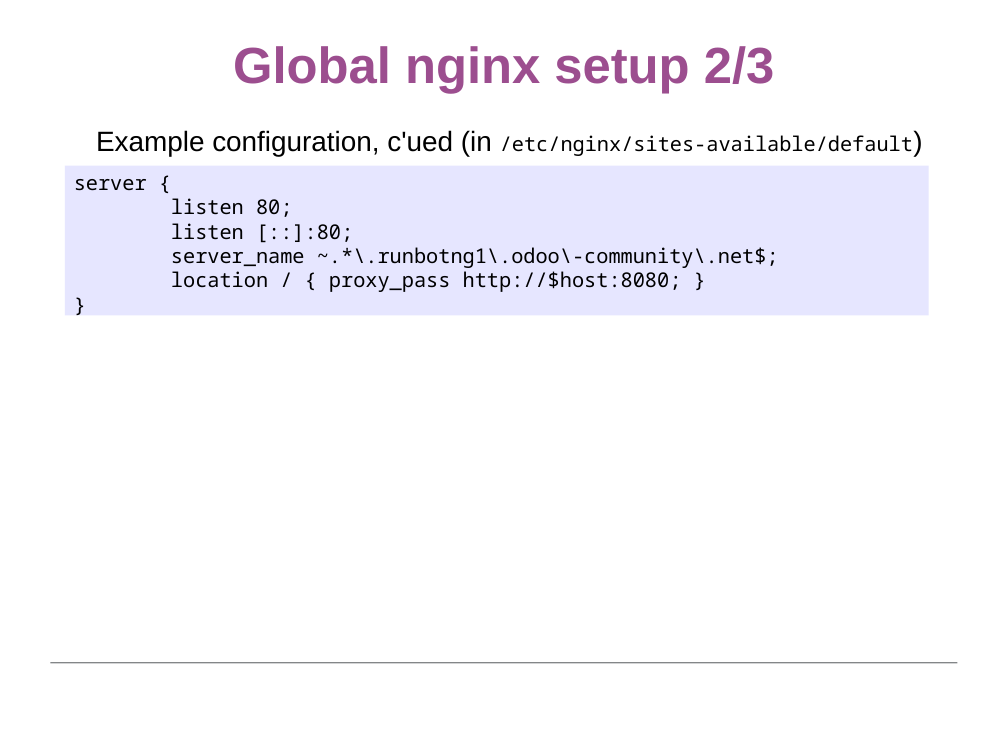
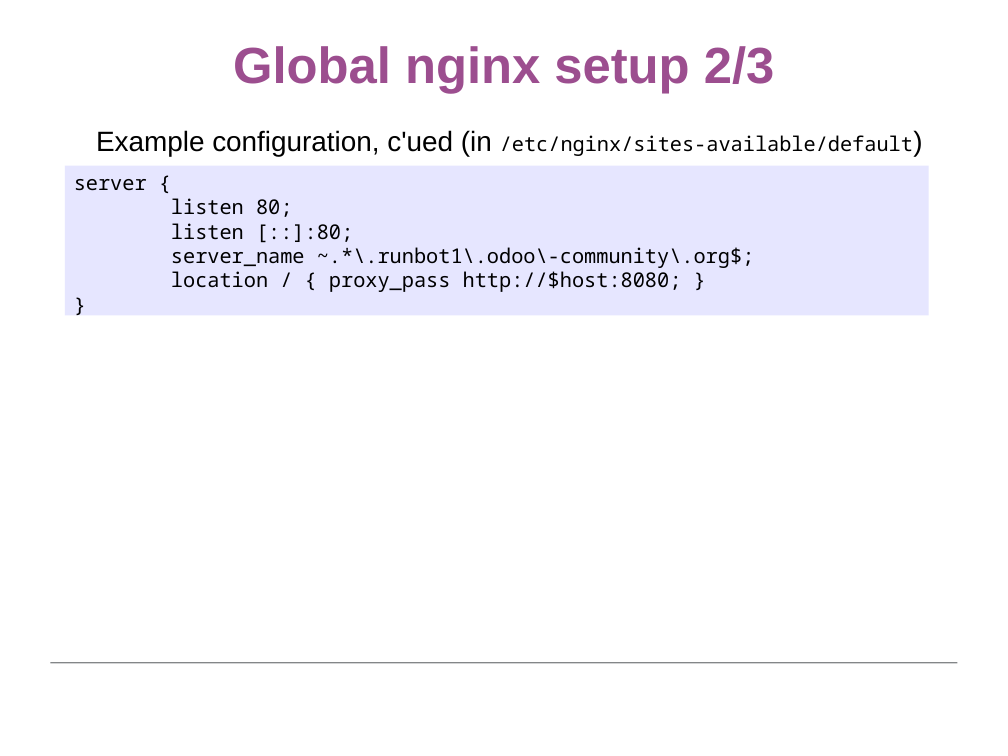
Before and after one commit to gurneyalex/runbotsetup, a slide deck: slide 17 of OCA Days 2020 - Runbot.odp (slide 16 before the commit). Drawn at 1008x756 pixels with LibreOffice and Linux fonts; fonts in the diff are those of the drawing; background and template pictures are left out. Boxes give left, top, right and bottom in pixels: in the first picture for what was removed or moved away, otherwise in the second. Text is boxed around its words. In the diff, an @@ line names an element or a change of style, - is before the commit and + after.

```diff
--- a/OCA Days 2020 - Runbot.odp
+++ b/OCA Days 2020 - Runbot.odp
@@ text in rectangle at (171, 247, 755, 268): text changed @@
-server_name ~.*\.runbotng1\.odoo\-community\.net$;
+server_name ~.*\.runbot1\.odoo\-community\.org$;
```
Also in this commit, not shown: 1 other slide changed, 1 slide added.
